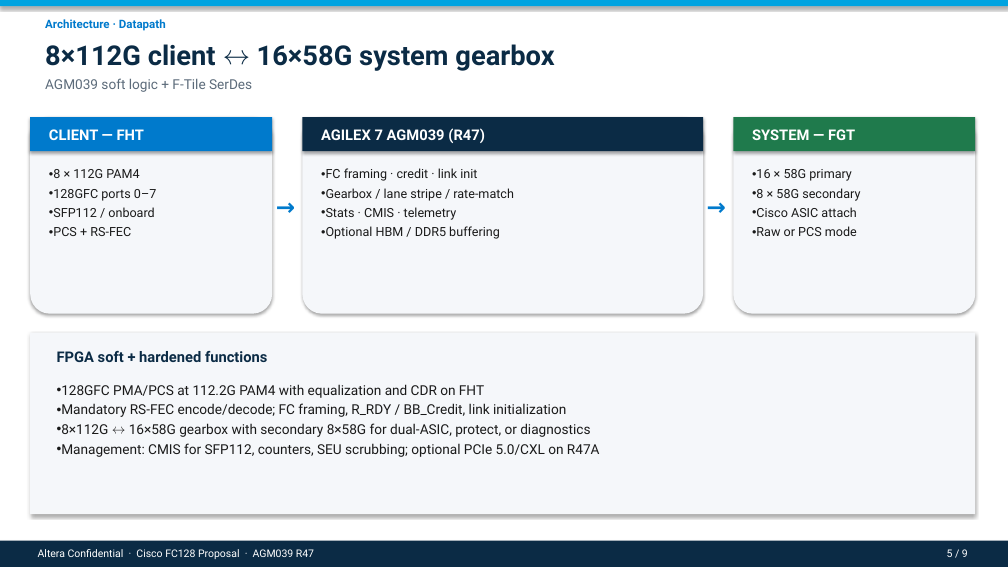
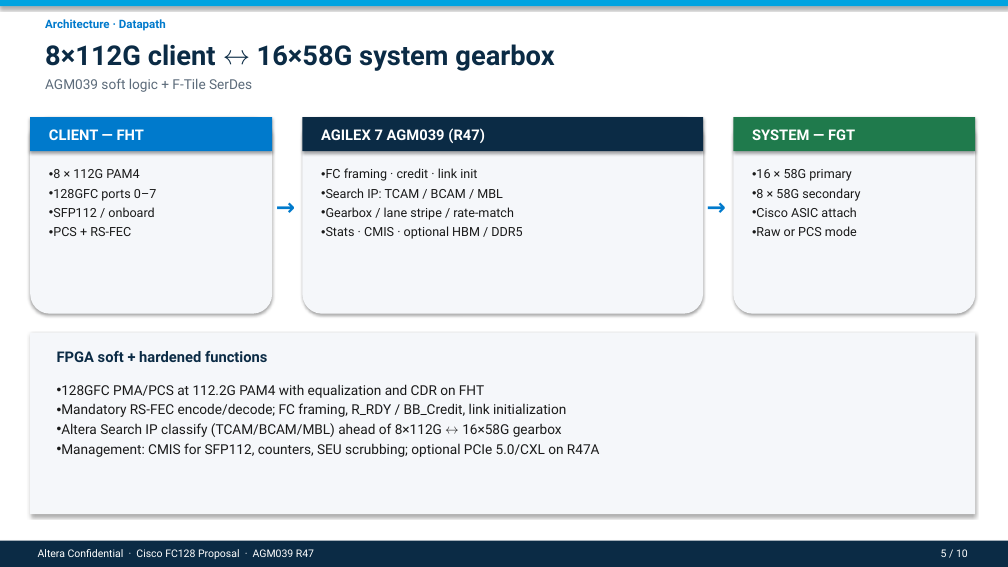
Before and after one commit to rushikeshpurohit0908/Cursor_Rushi, a slide deck: slide 5 of presentations/Cisco_FC128_Agilex7_Proposal.pptx. Drawn at 1008x567 pixels with LibreOffice and Linux fonts; fonts in the diff are those of the drawing. Boxes give left, top, right and bottom in pixels: in the first picture for what was removed or moved away, otherwise in the second. Text is boxed around its words. In the diff, an @@ line names an element or a change of style, - is before the commit and + after.

```diff
--- a/presentations/Cisco_FC128_Agilex7_Proposal.pptx
+++ b/presentations/Cisco_FC128_Agilex7_Proposal.pptx
@@ text at [326,188,503,198]: paragraph added @@
+• Search IP: TCAM / BCAM / MBL
@@ text at [326,226,522,239]: text changed @@
-• Stats · CMIS · telemetry
-• Optional HBM / DDR5 buffering
+• Stats · CMIS · optional HBM / DDR5
@@ text at [61,423,562,437]: text changed @@
-• 8×112G ↔ 16×58G gearbox with secondary 8×58G for dual-ASIC, protect, or diagnostics
+• Altera Search IP classify (TCAM/BCAM/MBL) ahead of 8×112G ↔ 16×58G gearbox
@@ text at [941,549,968,557]: text changed @@
-5 / 9
+5 / 10
```
Also in this commit, not shown: 8 other slides changed, 1 slide added, 6 other files.
